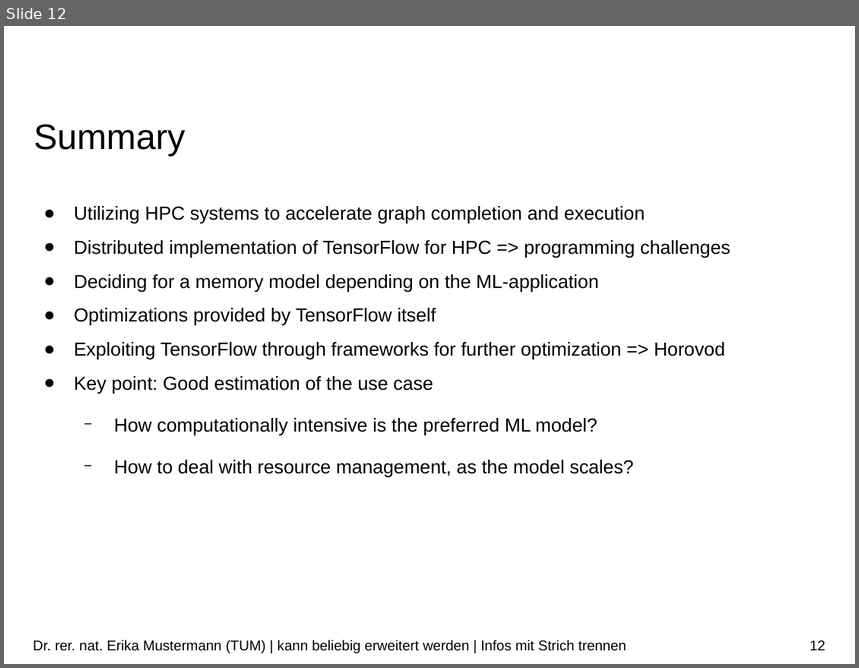
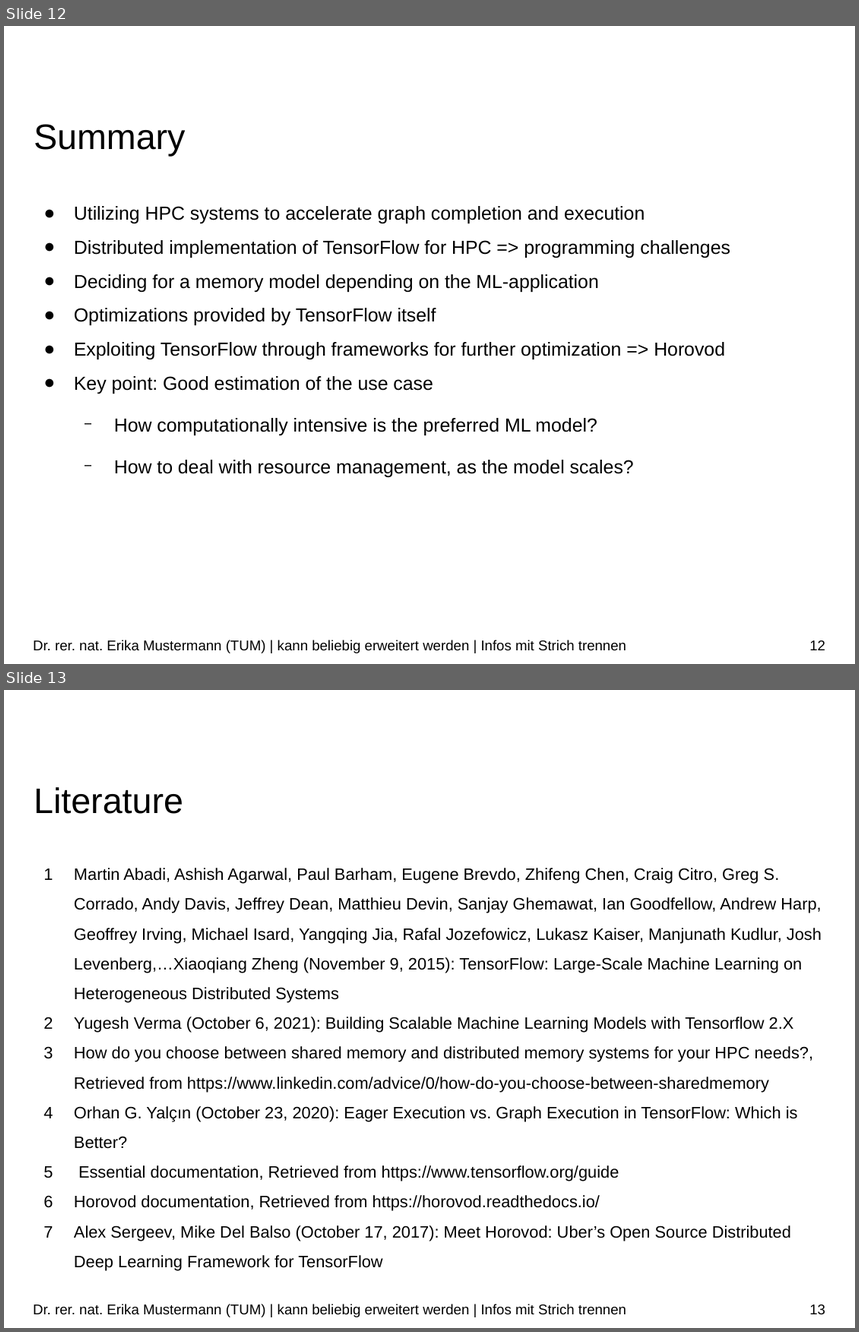
Before and after one commit to ekm01/EPHPC, a slide deck: Presentation/EPHPC_Presentation.odp. Shown one above the other, each under a label of ours: slide 12 before the commit, slides 12 and 13 after it. The pictures are 859x668 and 859x1332 pixels, drawn with LibreOffice and Linux fonts; fonts in the diff are those of the drawing; background and template pictures are left out. Boxes give left, top, right and bottom in pixels: in the first picture for what was removed or moved away, otherwise in the second. Text is boxed around its words. In the diff, an @@ line names an element or a change of style, - is before the commit and + after.

```diff
--- a/Presentation/EPHPC_Presentation.odp
+++ b/Presentation/EPHPC_Presentation.odp
@@ slide 13 added at (x1=4, y1=690, x2=855, y2=1328), background #FFFFFF @@
@@ title added at (x1=34, y1=787, x2=183, y2=814), 30 pt, text #000000 @@
+Literature
@@ text added at (x1=74, y1=868, x2=822, y2=1271), 14 pt, text #000000 @@
+1 Martin Abadi, Ashish Agarwal, Paul Barham, Eugene Brevdo, Zhifeng Chen, Craig Citro, Greg S. Corrado, Andy Davis, Jeffrey Dean, Matthieu Devin, Sanjay Ghemawat, Ian Goodfellow, Andrew Harp, Geoffrey Irving, Michael Isard, Yangqing Jia, Rafal Jozefowicz, Lukasz Kaiser, Manjunath Kudlur, Josh Levenberg,…Xiaoqiang Zheng (November 9, 2015): TensorFlow: Large-Scale Machine Learning on Heterogeneous Distributed Systems
+2 Yugesh Verma (October 6, 2021): Building Scalable Machine Learning Models with Tensorflow 2.X
+3 How do you choose between shared memory and distributed memory systems for your HPC needs?, Retrieved from https://www.linkedin.com/advice/0/how-do-you-choose-between-sharedmemory
+4 Orhan G. Yalçın (October 23, 2020): Eager Execution vs. Graph Execution in TensorFlow: Which is Better?
+5 Essential documentation, Retrieved from https://www.tensorflow.org/guide
+6 Horovod documentation, Retrieved from https://horovod.readthedocs.io/
+7 Alex Sergeev, Mike Del Balso (October 17, 2017): Meet Horovod: Uber’s Open Source Distributed Deep Learning Framework for TensorFlow
@@ text added at (x1=33, y1=1304, x2=626, y2=1318), 12 pt, text #000000 @@
+Dr. rer. nat. Erika Mustermann (TUM) | kann beliebig erweitert werden | Infos mit Strich trennen
@@ page number added at (x1=810, y1=1305, x2=826, y2=1315), 12 pt, text #000000 @@
+13
```
Also in this commit, not shown: 1 slide changed.
